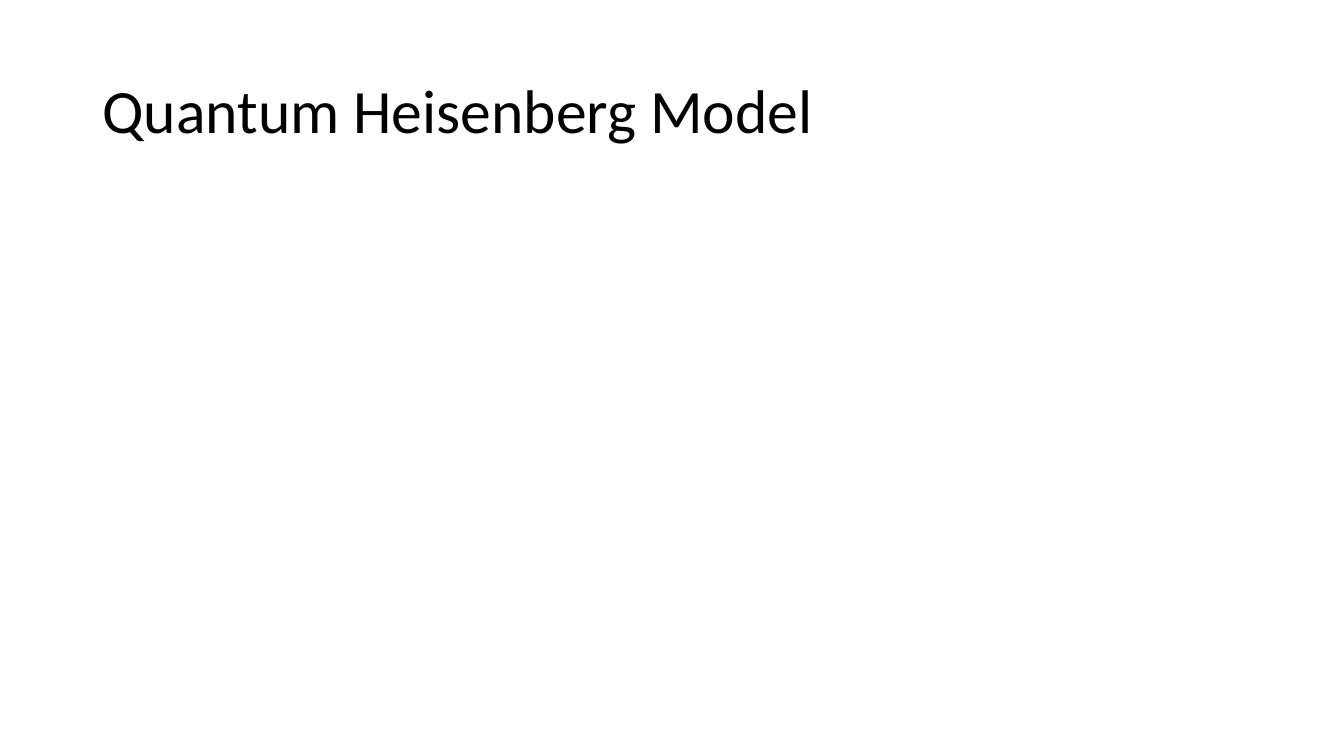
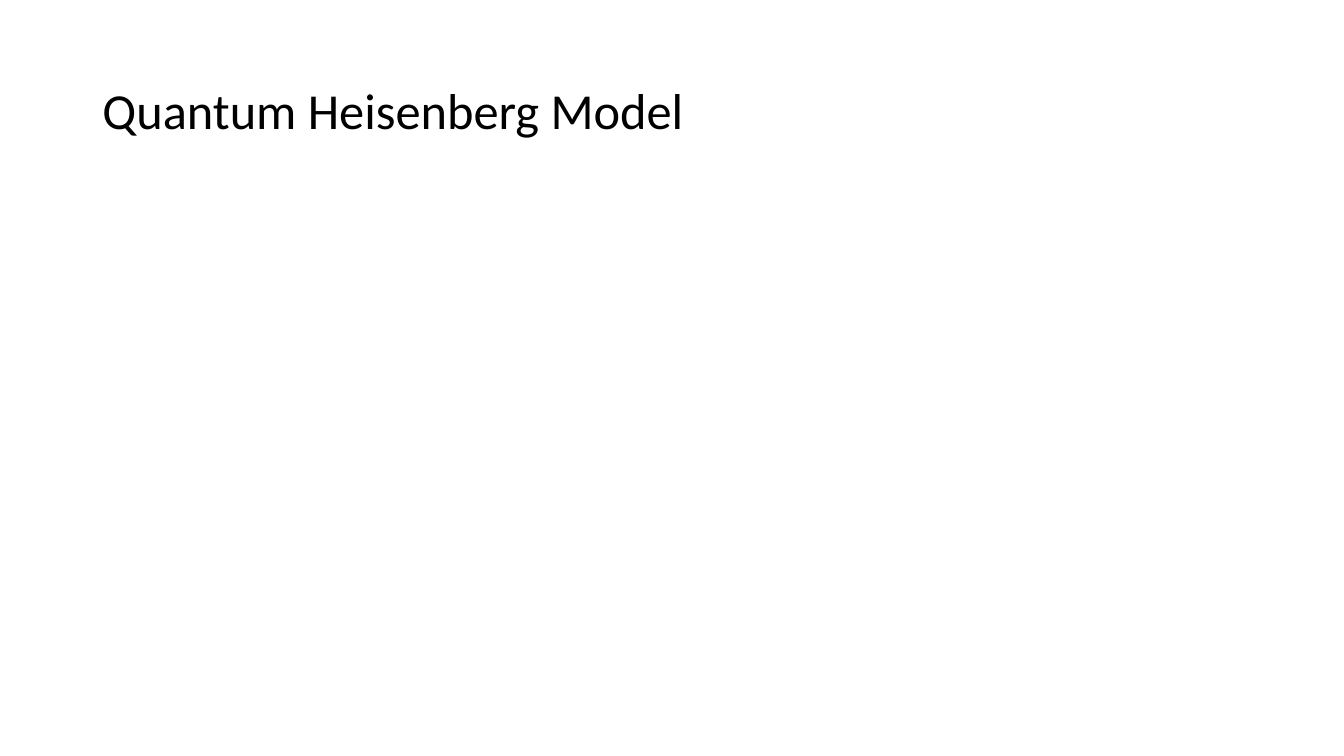
Before and after one commit to kwang0/KPZ-Project, a slide deck: slide 2 of EPiQS Presentation.pptx. Drawn at 1344x756 pixels with LibreOffice and Linux fonts; fonts in the diff are those of the drawing; grey boxes stand for pictures. Boxes give left, top, right and bottom in pixels: in the first picture for what was removed or moved away, otherwise in the second. Text is boxed around its words. In the diff, an @@ line names an element or a change of style, - is before the commit and + after.

```diff
--- a/EPiQS Presentation.pptx
+++ b/EPiQS Presentation.pptx
@@ title "Quantum Heisenberg Model" at (102,94,684,138): size 44 to 36 pt @@
```
Also in this commit, not shown: 2 other slides changed, 3 slides added.
